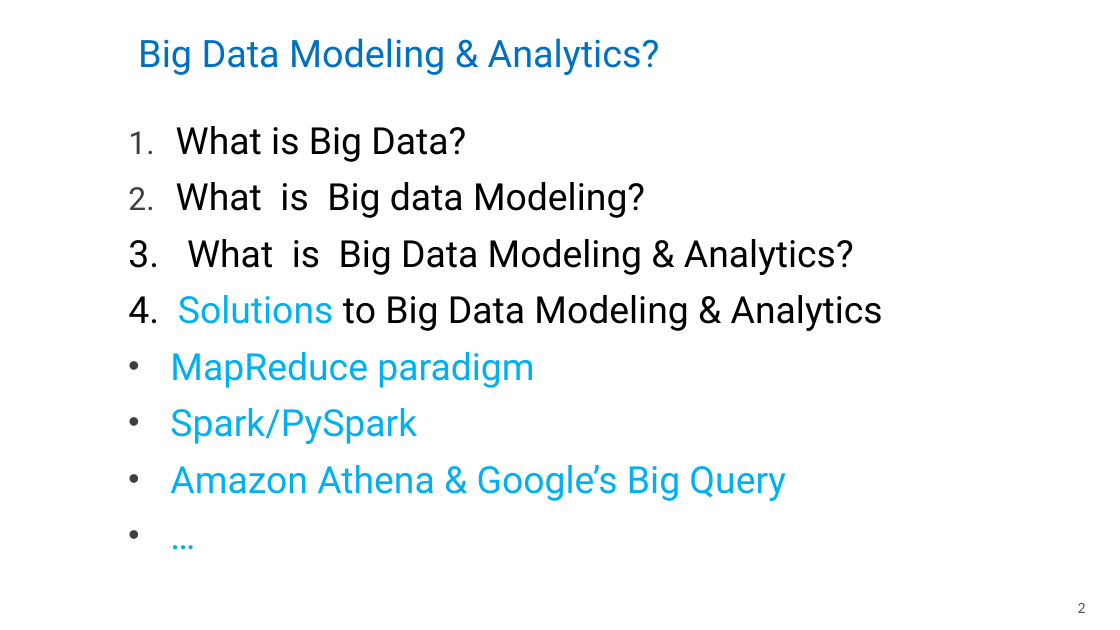
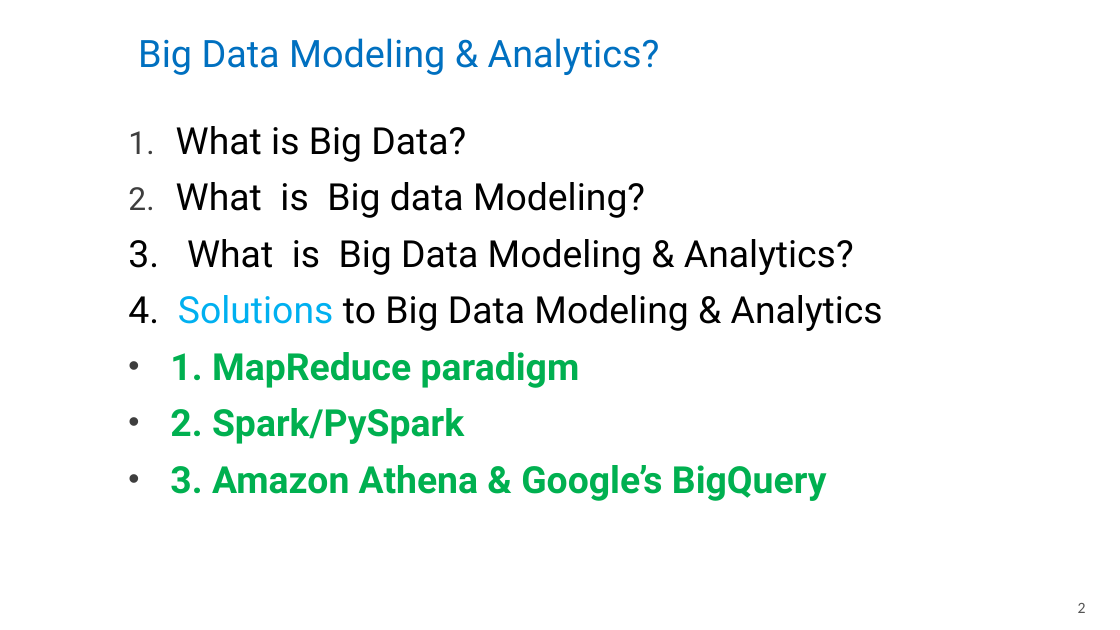
Before and after one commit to mahmoudparsian/big-data-modeling, a slide deck: slide 2 of course_information/COURSE_OUTLINE_10_WEEKS.pptx. Drawn at 1120x630 pixels with LibreOffice and Linux fonts; fonts in the diff are those of the drawing; background and template pictures are left out. Boxes give left, top, right and bottom in pixels: in the first picture for what was removed or moved away, otherwise in the second. Text is boxed around its words. In the diff, an @@ line names an element or a change of style, - is before the commit and + after.

```diff
--- a/course_information/COURSE_OUTLINE_10_WEEKS.pptx
+++ b/course_information/COURSE_OUTLINE_10_WEEKS.pptx
@@ subtitle at (x1=170, y1=352, x2=827, y2=501): text changed; text colour #00B0F0 to #00B050; bold on @@
-• MapReduce paradigm
-• Spark/PySpark
-• Amazon Athena & Google’s Big Query
-• …
+• 1. MapReduce paradigm
+• 2. Spark/PySpark
+• 3. Amazon Athena & Google’s BigQuery
```
Also in this commit, not shown: 23 other slides changed, 2 slides added, 2 other files.
